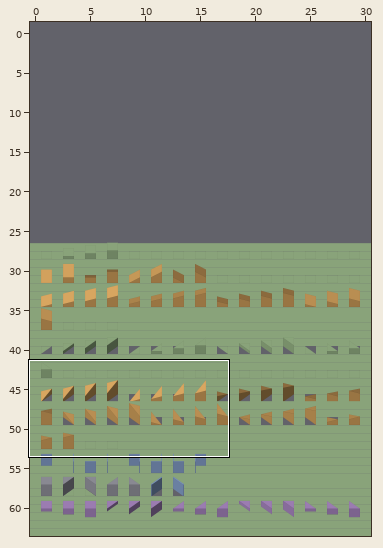
A Tiled map gets an edit: maps/gallery/gallery.tmx. The picture above shows the old version from afar; the outline marks the close-up.
Close-up. Old version:
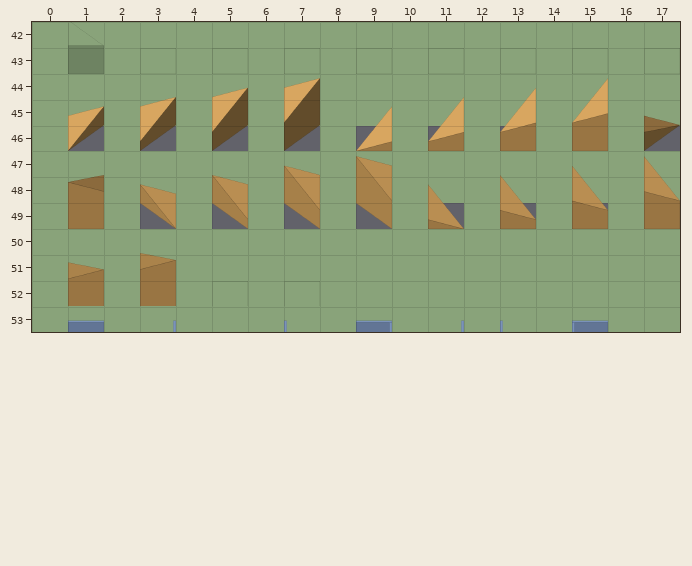
Cells are 128x92 px. Shown: x 0..17, y 42..53. The commit also changed other parts of the map, which this record leaves out. Tiles whose own drawing changed are shown in their newer look in all pictures. The old version is drawn lined up with the new one.
And afterwards:
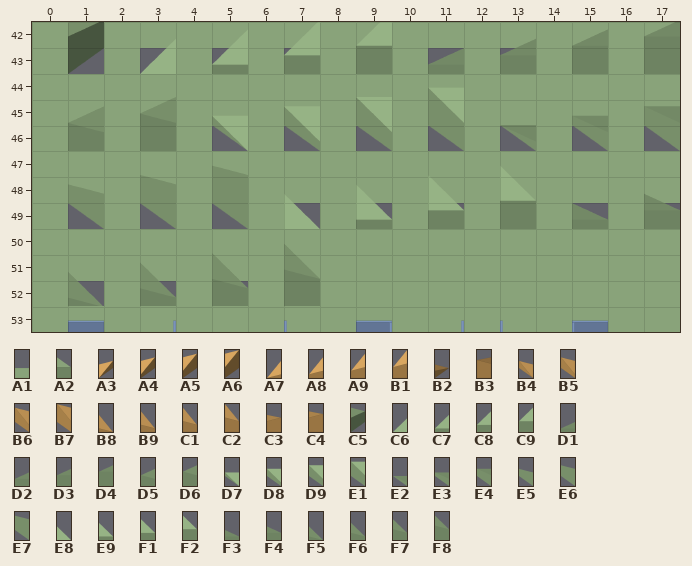
Key: from "pieces": A1 0 "floor", A2 43 "floor", A3 44 "floor", A4 45 "floor", A5 46 "floor", A6 47 "floor", A7 48 "floor", A8 49 "floor", A9 50 "floor", B1 51 "floor", B2 52 "floor", B3 59 "floor", B4 60 "floor", B5 61 "floor", B6 62 "floor", B7 63 "floor", B8 64 "floor", B9 65 "floor", C1 66 "floor", C2 67 "floor", C3 74 "floor", C4 75 "floor", C5 91 "floor", C6 108 "floor", C7 109 "floor", C8 110 "floor", C9 111 "floor", D1 112 "floor", D2 113 "floor", D3 114 "floor", D4 115 "floor", D5 122 "floor", D6 123 "floor", D7 140 "floor", D8 141 "floor", D9 142 "floor", E1 143 "floor", E2 144 "floor", E3 145 "floor", E4 146 "floor", E5 153 "floor", E6 154 "floor", E7 155 "floor", E8 172 "floor", E9 173 "floor", F1 174 "floor", F2 175 "floor", F3 176 "floor", F4 177 "floor", F5 184 "floor", F6 185 "floor", F7 186 "floor", F8 187 "floor".
__ is an empty cell.
Change:
map size 31x37 -> 31x64 cells (old content now starts at 0,27; both pictures use the new coordinates)
Layer "Planta 0/suelo":
y 43: x 1 A2 -> C5; x 3 A1 -> C6; x 5 A1 -> C7; x 7 A1 -> C8; x 9 A1 -> C9; x 11 A1 -> D1; x 13 A1 -> D2; x 15 A1 -> D3; x 17 A1 -> D4
y 46: x 1 A3 -> D5; x 3 A4 -> D6; x 5 A5 -> D7; x 7 A6 -> D8; x 9 A7 -> D9; x 11 A8 -> E1; x 13 A9 -> E2; x 15 B1 -> E3; x 17 B2 -> E4
y 49: x 1 B3 -> E5; x 3 B4 -> E6; x 5 B5 -> E7; x 7 B6 -> E8; x 9 B7 -> E9; x 11 B8 -> F1; x 13 B9 -> F2; x 15 C1 -> F3; x 17 C2 -> F4
y 52: x 1 C3 -> F5; x 3 C4 -> F6; x 5 A1 -> F7; x 7 A1 -> F8
